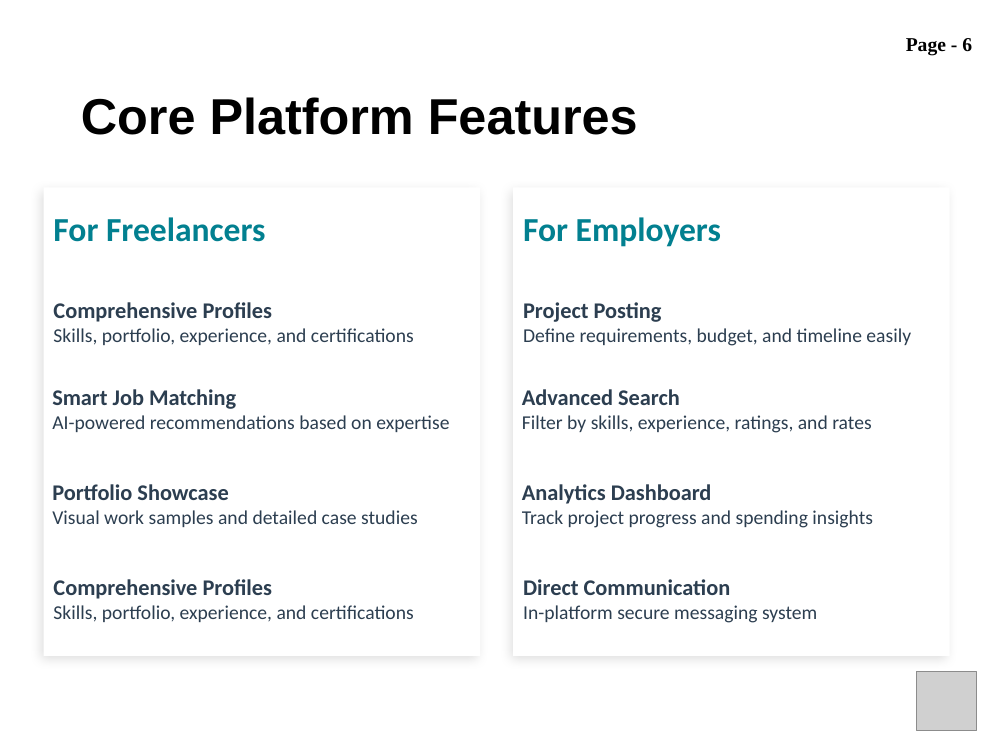
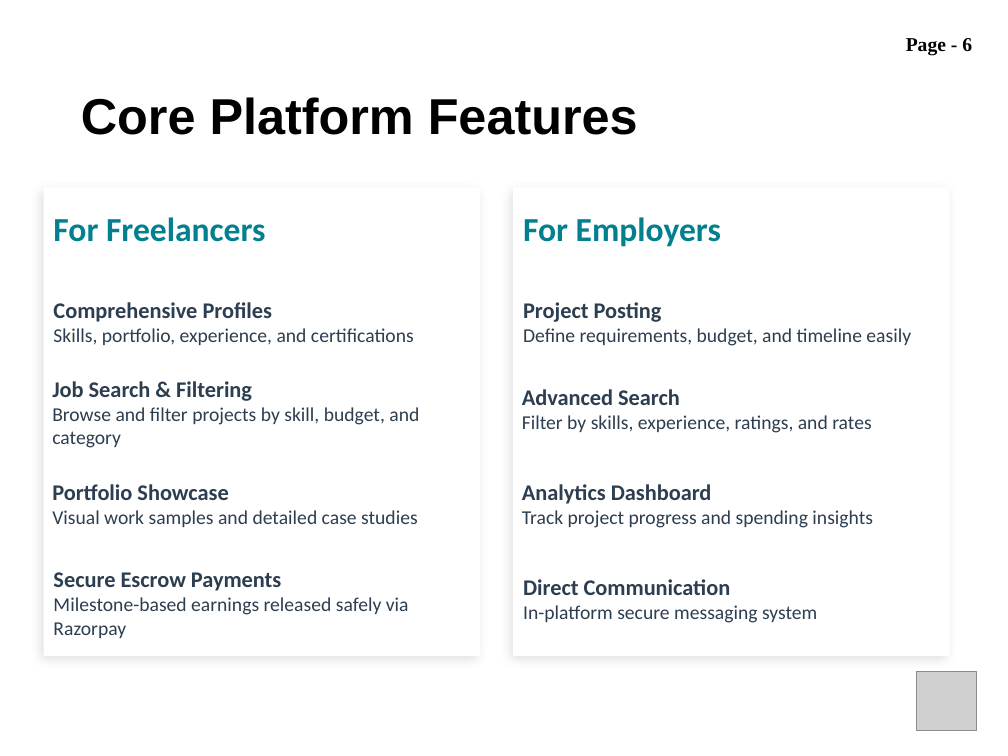
Before and after one commit to SharadKumar7/MasterHire-Freelancing-Platform, a slide deck: slide 6 of Docs/Project PPT.pptx. Drawn at 1008x756 pixels with LibreOffice and Linux fonts; fonts in the diff are those of the drawing; grey boxes stand for pictures. Boxes give left, top, right and bottom in pixels: in the first picture for what was removed or moved away, otherwise in the second. Text is boxed around its words. In the diff, an @@ line names an element or a change of style, - is before the commit and + after.

```diff
--- a/Docs/Project PPT.pptx
+++ b/Docs/Project PPT.pptx
@@ text at [52, 381, 419, 425]: text changed @@
-Smart Job Matching
-AI-powered recommendations based on expertise
+Job Search & Filtering
+Browse and filter projects by skill, budget, and category
@@ text at [53, 572, 409, 615]: text changed @@
-Comprehensive Profiles
-Skills, portfolio, experience, and certifications
+Secure Escrow Payments
+Milestone-based earnings released safely via Razorpay
```
Also in this commit, not shown: 2 other files.
